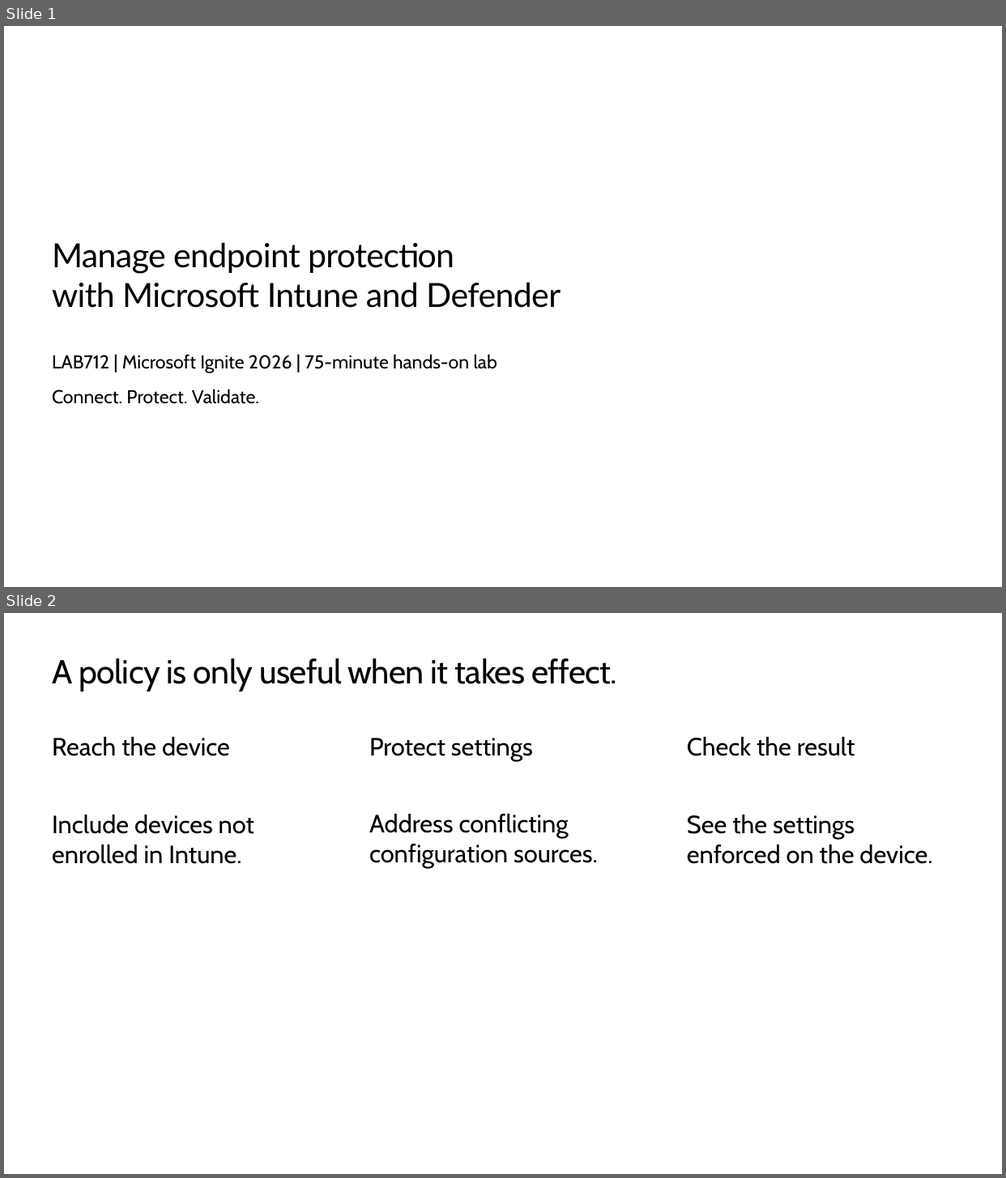
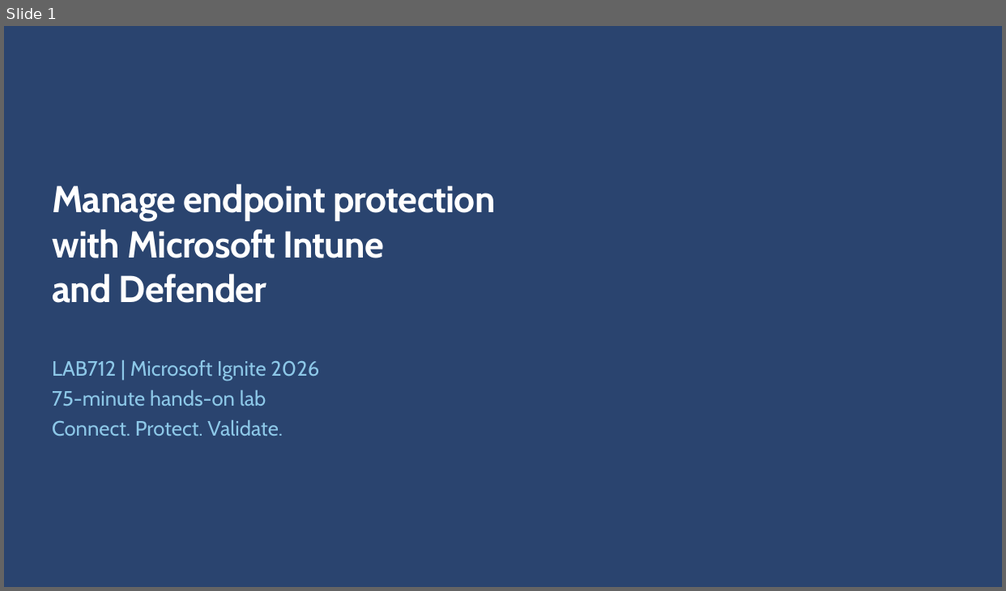
Before and after one commit to microsoft/ignite26-LAB712, a slide deck: docs/slides/LAB712-context-Ignite-2026.pptx. Shown one above the other, each under a label of ours: slides 1 and 2 before the commit, slide 1 after it. The pictures are 1006x1178 and 1006x591 pixels, drawn with LibreOffice and Linux fonts; fonts in the diff are those of the drawing; background and template pictures are left out. Boxes give left, top, right and bottom in pixels: in the first picture for what was removed or moved away, otherwise in the second. Text is boxed around its words. In the diff, an @@ line names an element or a change of style, - is before the commit and + after.

```diff
--- a/docs/slides/LAB712-context-Ignite-2026.pptx
+++ b/docs/slides/LAB712-context-Ignite-2026.pptx
@@ slide 2 removed at (4, 613, 1002, 1174), background #FFFFFF @@
@@ title removed at (52, 658, 617, 692) @@
-A policy is only useful when it takes effect.
@@ text removed at (52, 737, 230, 756) @@
-Reach the device
@@ text removed at (369, 738, 533, 760) @@
-Protect settings
@@ text removed at (687, 737, 855, 756) @@
-Check the result
@@ text removed at (52, 815, 254, 864) @@
-Include devices not enrolled in Intune.
@@ text removed at (369, 814, 598, 868) @@
-Address conflicting configuration sources.
@@ text removed at (687, 815, 932, 864) @@
-See the settings enforced on the device.
@@ slide 1 changed as well @@
@@ background #FFFFFF to picture (left out) @@
@@ title "Manage endpoint protection with Microsoft ...": place and size @@
-title "Manage endpoint protection with Microsoft ..." at (52, 242, 560, 308)
+title "Manage endpoint protection with Microsoft ..." at (52, 184, 495, 303)
@@ title "Manage endpoint protection with Microsoft ..." at (52, 184, 495, 303): size 32 to 36 pt, font Lato to Cabin, text colour #000000 to #FFFFFF, bold on; more space between paragraphs; vertical alignment bottom to top @@
@@ text at (52, 361, 319, 407): text changed; size 18 to 20 pt; text colour #000000 to #8DC8E8 @@
-LAB712 | Microsoft Ignite 2026 | 75-minute hands-on lab
+LAB712 | Microsoft Ignite 2026
+75-minute hands-on lab
@@ text "LAB712 | Microsoft Ignite 2026": place and size @@
-text "LAB712 | Microsoft Ignite 2026" at (52, 354, 497, 404)
+text "LAB712 | Microsoft Ignite 2026" at (52, 361, 319, 437)
@@ text at (52, 420, 283, 437): size 18 to 20 pt, text colour #000000 to #8DC8E8 in "Connect. Protect. Validate."; less space between paragraphs @@
```
Also in this commit, not shown: 5 other slides changed, 1 other slide removed, 2 other files.
